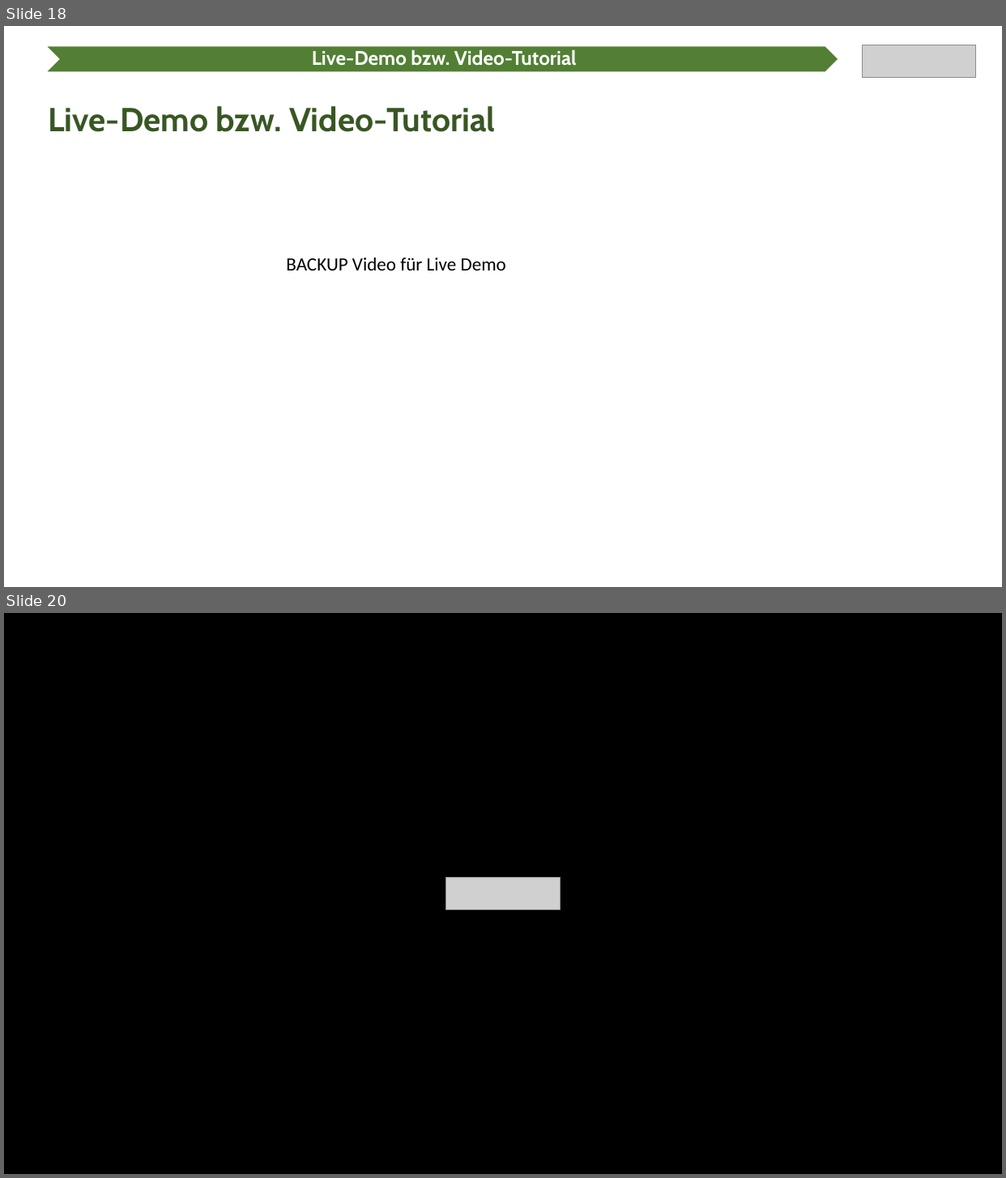
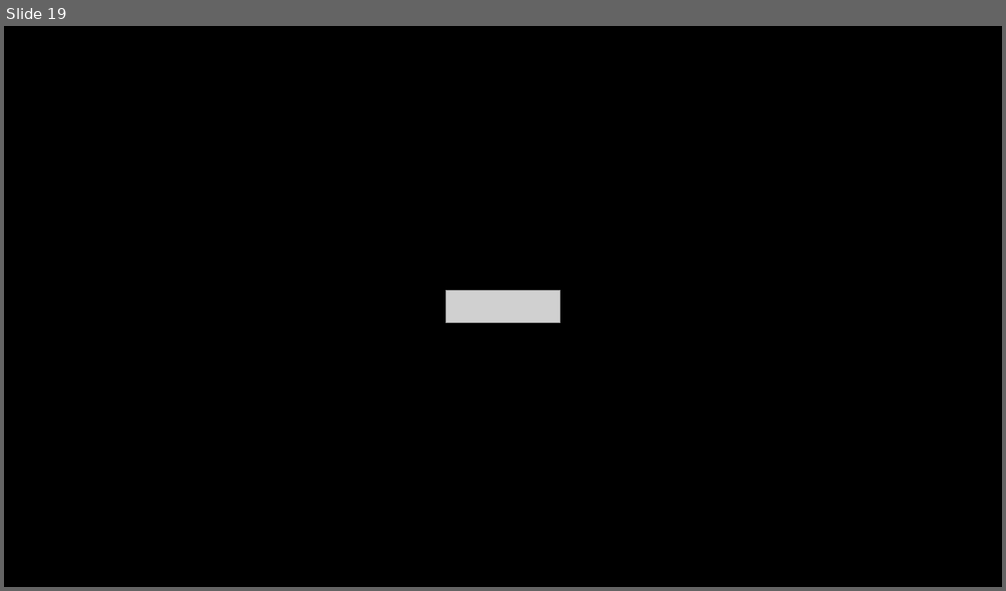
Before and after one commit to Ratoh/SAPLEXA, a slide deck: CavallaroAngelo/Präsentation Wahlmodulvorstellung/SAPlexa Präsentation.pptx. Shown one above the other, each under a label of ours: slides 18 and 20 before the commit, slide 19 after it; the slides between them are not shown. The pictures are 1006x1178 and 1006x591 pixels, drawn with LibreOffice and Linux fonts; fonts in the diff are those of the drawing; grey boxes stand for pictures. Boxes give left, top, right and bottom in pixels: in the first picture for what was removed or moved away, otherwise in the second. Text is boxed around its words. In the diff, an @@ line names an element or a change of style, - is before the commit and + after.

```diff
--- a/CavallaroAngelo/Präsentation Wahlmodulvorstellung/SAPlexa Präsentation.pptx
+++ b/CavallaroAngelo/Präsentation Wahlmodulvorstellung/SAPlexa Präsentation.pptx
@@ slide 18 removed at bbox=[4, 26, 1002, 587], background #FFFFFF @@
@@ chevron removed at bbox=[45, 46, 839, 72] @@
@@ text removed at bbox=[312, 49, 577, 66] @@
-Live-Demo bzw. Video-Tutorial
@@ picture removed at bbox=[862, 45, 976, 78] @@
@@ text removed at bbox=[48, 106, 496, 132] @@
-Live-Demo bzw. Video-Tutorial
@@ text removed at bbox=[286, 258, 506, 271] @@
-BACKUP Video für Live Demo
@@ what was slide 20 is now slide 19 @@
```
Also in this commit, not shown: 15 slides changed, 2 slides added, 2 other slides removed.
